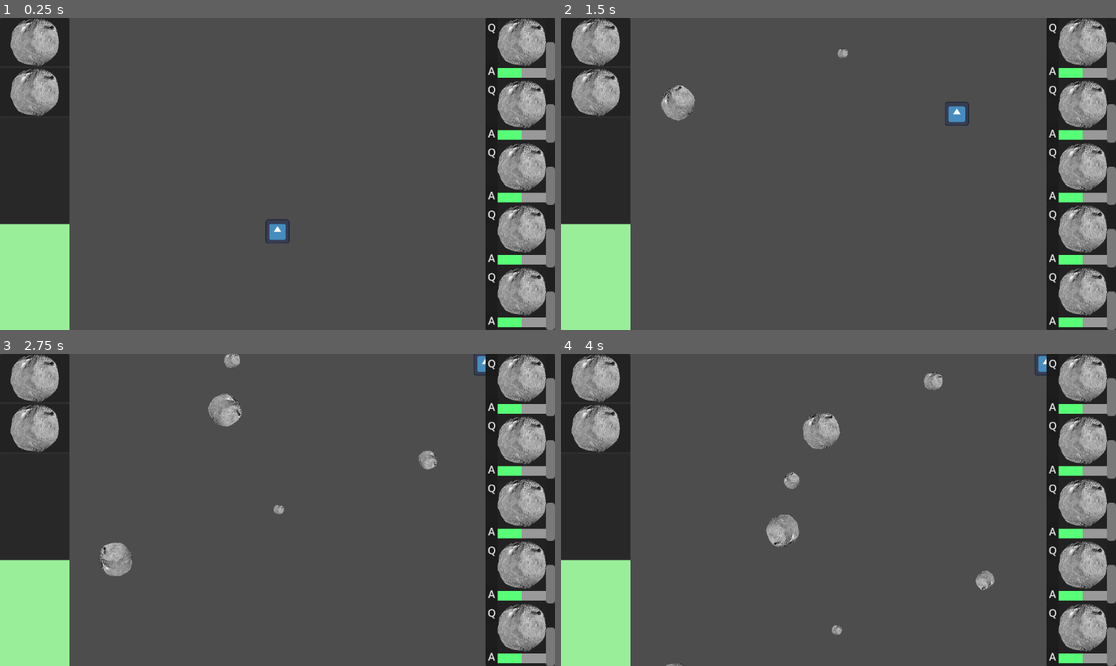
Above: before the commit, frames 1-4 (two rows, left to right).
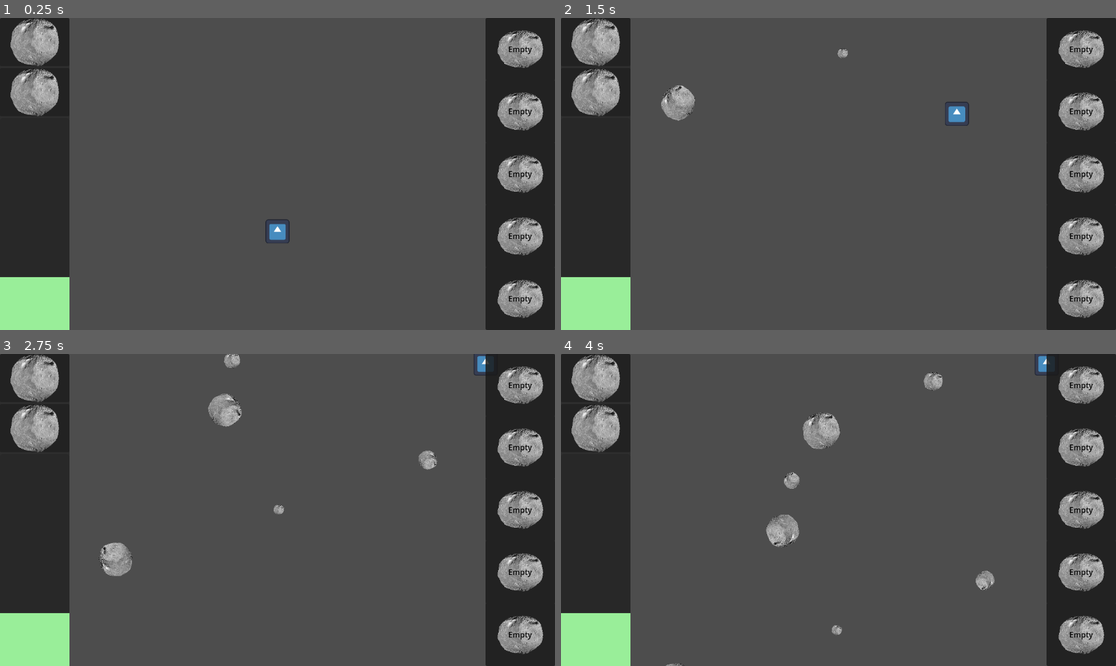
Above: after the commit, the same moments.

Repository: DigitsCodeCompendium/game.MJ198
Game: Godot game, scene res://scenes/game.tscn
Two runs of this game, one before a commit and one after it. Both use one fixed random seed, a clock stepped at 60 frames per second and the inputs below. The engine's default icon, where the game draws it, is replaced by a stand-in: a white triangle on a blue panel in a dark square.
Inputs (mouse positions are in pixels of both pictures, inside the frame that each line leads up to):
- Up to frame 1 (0.25 s): no input
- Up to frame 2 (1.5 s): click (1054, 27) at 0.5 s, where only the run before the commit has a clickable "Q"; click (1054, 71) at 1.25 s, where only the run before the commit has a clickable "A"
- Up to frame 3 (2.75 s): click (493, 363) at 2 s, where only the run before the commit has a clickable "Q"
- Up to frame 4 (4 s): click (1054, 407) at 2.75 s, where only the run before the commit has a clickable "A"; click (1054, 363) at 3.5 s, where only the run before the commit has a clickable "Q"

The runs differ from the first frame. In frame 1, 8.2% of the frame differs, in the area x 0-100%, y 0-100%; in frame 2, 8.2%; in frame 3, 8.2%; in frame 4, 8.2%.

Commit message:
Gave Unique names to important UI nodes
Added script to manage UI elements for individual modules

Added manager script for the module UIs

Created UI manager script for reactor power,

Added ui_event_bus to route signals

Integrated power_system with UI_events_bus

Removed power_changed signal and routed reactor update signal through UI_event_bus

Integrated module_system with  ui_events_bus

Diff:
--- a/project.godot
+++ b/project.godot
@@ -15,11 +15,45 @@
 config/features=PackedStringArray("4.5", "GL Compatibility")
 config/icon="res://assets/icon.svg"
 
+[autoload]
+
+UiEventBus="*res://scenes/ui_event_bus.gd"
+
 [input]
 
+move_right={
+"deadzone": 0.2,
+"events": [Object(InputEventKey,"resource_local_to_scene":false,"resource_name":"","device":-1,"window_id":0,"alt_pressed":false,"shift_pressed":false,"ctrl_pressed":false,"meta_pressed":false,"pressed":false,"keycode":0,"physical_keycode":68,"key_label":0,"unicode":100,"location":0,"echo":false,"script":null)
+]
+}
+move_left={
+"deadzone": 0.2,
+"events": [Object(InputEventKey,"resource_local_to_scene":false,"resource_name":"","device":-1,"window_id":0,"alt_pressed":false,"shift_pressed":false,"ctrl_pressed":false,"meta_pressed":false,"pressed":false,"keycode":0,"physical_keycode":65,"key_label":0,"unicode":97,"location":0,"echo":false,"script":null)
+]
+}
+move_up={
+"deadzone": 0.2,
+"events": [Object(InputEventKey,"resource_local_to_scene":false,"resource_name":"","device":-1,"window_id":0,"alt_pressed":false,"shift_pressed":false,"ctrl_pressed":false,"meta_pressed":false,"pressed":false,"keycode":0,"physical_keycode":87,"key_label":0,"unicode":119,"location":0,"echo":false,"script":null)
+]
+}
+move_down={
+"deadzone": 0.2,
+"events": [Object(InputEventKey,"resource_local_to_scene":false,"resource_name":"","device":-1,"window_id":0,"alt_pressed":false,"shift_pressed":false,"ctrl_pressed":false,"meta_pressed":false,"pressed":false,"keycode":0,"physical_keycode":83,"key_label":0,"unicode":115,"location":0,"echo":false,"script":null)
+]
+}
 shoot={
 "deadzone": 0.2,
 "events": [Object(InputEventMouseButton,"resource_local_to_scene":false,"resource_name":"","device":-1,"window_id":0,"a …(253 unchanged characters)…
+]
+}
+active_1={
+"deadzone": 0.2,
+"events": [Object(InputEventKey,"resource_local_to_scene":false,"resource_name":"","device":-1,"window_id":0,"alt_pressed":false,"shift_pressed":false,"ctrl_pressed":false,"meta_pressed":false,"pressed":false,"keycode":0,"physical_keycode":81,"key_label":0,"unicode":113,"location":0,"echo":false,"script":null)
+]
+}
+active_2={
+"deadzone": 0.2,
+"events": [Object(InputEventKey,"resource_local_to_scene":false,"resource_name":"","device":-1,"window_id":0,"alt_pressed":false,"shift_pressed":false,"ctrl_pressed":false,"meta_pressed":false,"pressed":false,"keycode":0,"physical_keycode":69,"key_label":0,"unicode":101,"location":0,"echo":false,"script":null)
 ]
 }
 power_up_module_1={
--- a/scenes/PassiveModule.tscn
+++ /dev/null
@@ -1,69 +0,0 @@
-[gd_scene load_steps=4 format=3 uid="uid://dpq1gen5yq0lc"]
-
-[ext_resource type="Texture2D" uid="uid://btjssuc8r2qjo" path="res://assets/asteroid.png" id="1_nwk4l"]
-
-[sub_resource type="StyleBoxFlat" id="StyleBoxFlat_p57ef"]
-
-[sub_resource type="StyleBoxFlat" id="StyleBoxFlat_u5sy4"]
-bg_color = Color(0.34379414, 0.99598175, 0.46769476, 1)
-
-[node name="PassiveModule" type="PanelContainer"]
-offset_right = 133.0
-offset_bottom = 124.0
-size_flags_vertical = 3
-
-[node name="HBoxContainer" type="HBoxContainer" parent="."]
-layout_mode = 2
-theme_override_constants/separation = 0
-
-[node name="Container" type="PanelContainer" parent="HBoxContainer"]
-layout_mode = 2
-size_flags_horizontal = 0
-
-[node name="IncreasePower" type="Button" parent="HBoxContainer/Container"]
-layout_mode = 2
-size_flags_horizontal = 4
-size_flags_vertical = 0
-theme_override_font_sizes/font_size = 22
-button_mask = 0
-text = "Q"
-
-[node name="DecreasePower" type="Button" parent="HBoxContainer/Container"]
-layout_mode = 2
-size_flags_vertical = 10
-theme_override_font_sizes/font_size = 22
-button_mask = 0
-text = "A"
-
-[node name="VBoxContainer2" type="VBoxContainer" parent="HBoxContainer"]
-layout_mode = 2
-
-[node name="MarginContainer" type="MarginContainer" parent="HBoxContainer/VBoxContainer2"]
-layout_mode = 2
-
-[node name="ModuleSprite" type="TextureRect" parent="HBoxContainer/VBoxContainer2/MarginContainer"]
-custom_minimum_size = Vector2(100, 100)
-layout_mode = 2
-texture = ExtResource("1_nwk4l")
-expand_mode = 2
-
-[node name="EnergyProgressBar" type="ProgressBar" parent="HBoxContainer/VBoxContainer2"]
-custom_minimum_size = Vector2(0, 20)
-layout_mode = 2
-theme_override_styles/background = SubResource("StyleBoxFlat_p57ef")
-theme_override_styles/fill = SubResource("StyleBoxFlat_u5sy4")
-max_value = 6.0
-step = 1.0
-value = 3.0
-rounded = true
-show_percentage = false
-
-[node name="UpgradeProgressBar" type="ProgressBar" parent="HBoxContainer"]
-layout_mode = 2
-size_flags_horizontal = 3
-size_flags_vertical = 3
-max_value = 5.0
-value = 3.0
-rounded = true
-fill_mode = 3
-show_percentage = false
--- a/scenes/game.tscn
+++ b/scenes/game.tscn
@@ -1,9 +1,10 @@
-[gd_scene load_steps=5 format=3 uid="uid://dstd3l06i0olc"]
+[gd_scene load_steps=6 format=3 uid="uid://dstd3l06i0olc"]
 
 [ext_resource type="Script" uid="uid://bnrs5mhd1ryqc" path="res://scenes/game.gd" id="1_yqjtg"]
 [ext_resource type="PackedScene" uid="uid://cng1hdh4kuxrw" path="res://scenes/player.tscn" id="2_lnu2h"]
 [ext_resource type="Script" uid="uid://cvklcq5dvemhq" path="res://scenes/speed_control.gd" id="3_lbhrr"]
 [ext_resource type="PackedScene" uid="uid://bw2b7f2rjeelw" path="res://scenes/user_interface.tscn" id="3_lnu2h"]
+[ext_resource type="Script" uid="uid://c76gyrf6d7soo" path="res://scenes/ui_event_bus.gd" id="4_iywne"]
 
 [node name="Game" type="Node2D"]
 script = ExtResource("1_yqjtg")
@@ -14,5 +15,6 @@
 script = ExtResource("3_lbhrr")
 
 [node name="CanvasLayer" type="CanvasLayer" parent="."]
+script = ExtResource("4_iywne")
 
 [node name="UI" parent="CanvasLayer" instance=ExtResource("3_lnu2h")]
--- /dev/null
+++ b/scenes/module.gd
@@ -0,0 +1,26 @@
+extends PanelContainer
+
+@onready var power_bar = get_node("%EnergyProgressBar")
+@onready var upgrade_bar = get_node("%UpgradeProgressBar")
+@onready var power_up_button = get_node("%IncreasePower")
+@onready var power_down_button = get_node("%DecreasePower")
+@onready var mod_icon = get_node("%ModuleSprite")
+@onready var installed_module = get_node("%FilledModule")
+
+# Called when the node enters the scene tree for the first time.
+func _ready() -> void:
+	pass
+
+# Called every frame. 'delta' is the elapsed time since the previous frame.
+func _process(delta: float) -> void:
+	pass
+
+func update_module(mod:BaseModule) -> void:
+	print("received module update")
+	if mod == null:
+		installed_module.visible = false
+	else:
+		installed_module.visible = true
+		power_bar.value = mod.current_power
+		upgrade_bar.value = mod.upgrade_progress
+		#mod_icon.texture = mod.
--- /dev/null
+++ b/scenes/module.tscn
@@ -0,0 +1,97 @@
+[gd_scene load_steps=5 format=3 uid="uid://b54uo5otbvimt"]
+
+[ext_resource type="Texture2D" uid="uid://btjssuc8r2qjo" path="res://assets/asteroid.png" id="1_mfpw2"]
+[ext_resource type="Script" uid="uid://1xgxtcrnhjnk" path="res://scenes/module.gd" id="1_raokp"]
+
+[sub_resource type="StyleBoxFlat" id="StyleBoxFlat_p57ef"]
+
+[sub_resource type="StyleBoxFlat" id="StyleBoxFlat_u5sy4"]
+bg_color = Color(0.34379414, 0.99598175, 0.46769476, 1)
+
+[node name="Module" type="PanelContainer"]
+offset_right = 133.0
+offset_bottom = 124.0
+size_flags_vertical = 3
+script = ExtResource("1_raokp")
+
+[node name="EmptyModule" type="MarginContainer" parent="."]
+unique_name_in_owner = true
+layout_mode = 2
+theme_override_constants/margin_left = 25
+theme_override_constants/margin_top = 25
+theme_override_constants/margin_right = 25
+theme_override_constants/margin_bottom = 25
+
+[node name="TextureRect" type="TextureRect" parent="EmptyModule"]
+layout_mode = 2
+texture = ExtResource("1_mfpw2")
+expand_mode = 2
+
+[node name="Label" type="Label" parent="EmptyModule"]
+layout_mode = 2
+theme_override_colors/font_color = Color(0, 0, 0, 1)
+text = "Empty"
+horizontal_alignment = 1
+
+[node name="FilledModule" type="HBoxContainer" parent="."]
+unique_name_in_owner = true
+visible = false
+layout_mode = 2
+theme_override_constants/separation = 0
+
+[node name="Container" type="PanelContainer" parent="FilledModule"]
+layout_mode = 2
+size_flags_horizontal = 0
+
+[node name="IncreasePower" type="Button" parent="FilledModule/Container"]
+unique_name_in_owner = true
+layout_mode = 2
+size_flags_horizontal = 4
+size_flags_vertical = 0
+theme_override_font_sizes/font_size = 22
+button_mask = 0
+text = "Q"
+
+[node name="DecreasePower" type="Button" parent="FilledModule/Container"]
+unique_name_in_owner = true
+layout_mode = 2
+size_flags_vertical = 10
+theme_override_font_sizes/font_size = 22
+button_mask = 0
+text = "A"
+
+[node name="VBoxContainer2" type="VBoxContainer" parent="FilledModule"]
+layout_mode = 2
+
+[node name="MarginContainer" type="MarginContainer" parent="FilledModule/VBoxContainer2"]
+layout_mode = 2
+
+[node name="ModuleSprite" type="TextureRect" parent="FilledModule/VBoxContainer2/MarginContainer"]
+unique_name_in_owner = true
+custom_minimum_size = Vector2(100, 100)
+layout_mode = 2
+texture = ExtResource("1_mfpw2")
+expand_mode = 2
+
+[node name="EnergyProgressBar" type="ProgressBar" parent="FilledModule/VBoxContainer2"]
+unique_name_in_owner = true
+custom_minimum_size = Vector2(0, 20)
+layout_mode = 2
+theme_override_styles/background = SubResource("StyleBoxFlat_p57ef")
+theme_override_styles/fill = SubResource("StyleBoxFlat_u5sy4")
+max_value = 6.0
+step = 1.0
+value = 3.0
+rounded = true
+show_percentage = false
+
+[node name="UpgradeProgressBar" type="ProgressBar" parent="FilledModule"]
+unique_name_in_owner = true
+layout_mode = 2
+size_flags_horizontal = 3
+size_flags_vertical = 3
+max_value = 5.0
+value = 3.0
+rounded = true
+fill_mode = 3
+show_percentage = false
--- /dev/null
+++ b/scenes/modules.gd
@@ -0,0 +1,15 @@
+extends VBoxContainer
+
+@onready var modules = get_children()
+
+
+
+# Called when the node enters the scene tree for the first time.
+func _ready() -> void:
+	UiEventBus.connect("module_updated",_on_module_updated)
+# Called every frame. 'delta' is the elapsed time since the previous frame.
+func _process(delta: float) -> void:
+	pass
+
+func _on_module_updated(slot:int,mod:BaseModule) -> void:
+	modules[slot].update_module(mod)
--- a/scenes/systems/modules/module_system.gd
+++ b/scenes/systems/modules/module_system.gd
@@ -1,7 +1,5 @@
 extends Node2D
 class_name ModuleSystem
-
-signal module_updated(slot: int, module: ModuleSystem)
 
 @export var num_module_slots = 5
 var module_slots: Array
@@ -43,7 +41,7 @@
 			if module_slot != null:
 				power_consumers.append(module_slot)
 		power_system.power_consumers = power_consumers
-		emit_signal("module_updated", slot, module)
+		UiEventBus.emit_signal("module_updated", slot, module)
 		return true
 	return false
 
@@ -72,7 +70,7 @@
 		var required_power = module.required_increase_power()
 		if power_system.request_power(module, required_power):
 			module.increase_power()
-			emit_signal("module_updated", slot, module)
+			UiEventBus.emit_signal("module_updated", slot, module)
 			return true
 	return false
 
@@ -82,6 +80,6 @@
 		var module = module_slots[slot]
 		var returned_power = module.reduce_power(1)
 		power_system.request_power(module, -1 * returned_power)
-		emit_signal("module_updated", slot, module)
+		UiEventBus.emit_signal("module_updated", slot, module)
 		return true
 	return false
--- a/scenes/systems/power/power_system.gd
+++ b/scenes/systems/power/power_system.gd
@@ -42,8 +42,6 @@
 
 var _dirty: bool
 
-signal power_changed(power_system: PowerSystem)
-
 # Power consumers need to have:
 # is_passive_consumer() -> bool
 # getter for current_power
@@ -64,7 +62,8 @@
 	_passive_power_use = 0
 	_active_power_use = 0
 	_power_consumers = []
-	_dirty = false
+	_dirty = true
+	print("sent")
 
 func request_power(consumer, delta: int) -> bool:
 	assert(_power_consumers.find(consumer) >= 0, "Must be a registered consumer")
@@ -115,5 +114,5 @@
 # Called every frame. 'delta' is the elapsed time since the previous frame.
 func _process(_delta):
 	if _dirty:
-		power_changed.emit(self)
+		UiEventBus.emit_signal("reactor_updated",current_max_power,free_power)
 		_dirty = false
--- /dev/null
+++ b/scenes/ui_event_bus.gd
@@ -0,0 +1,6 @@
+extends Node
+
+signal reactor_updated(max_power:int, free_power:int)
+signal module_updated(slot:int, module:BaseModule)
+signal weapon_updated(weapon)
+signal engine_updated(engine)
--- /dev/null
+++ b/scenes/user_interface.gd
@@ -0,0 +1,17 @@
+extends Control
+
+@onready var weapon_icon = get_node("%Weapon")
+@onready var engine_icon = get_node("%Engine")
+@onready var free_power_bar = get_node("%ReactorPower")
+
+# Called when the node enters the scene tree for the first time.
+func _ready() -> void:
+	UiEventBus.connect("reactor_updated",_on_power_changed)
+	pass
+
+# Called every frame. 'delta' is the elapsed time since the previous frame.
+func _process(delta: float) -> void:
+	pass
+
+func _on_power_changed(curent_max_power:int,free_power:int):
+	free_power_bar.value = free_power
--- a/scenes/user_interface.tscn
+++ b/scenes/user_interface.tscn
@@ -1,7 +1,9 @@
-[gd_scene load_steps=4 format=3 uid="uid://bw2b7f2rjeelw"]
+[gd_scene load_steps=6 format=3 uid="uid://bw2b7f2rjeelw"]
 
+[ext_resource type="Script" uid="uid://c7jscs4fk2o1y" path="res://scenes/user_interface.gd" id="1_jbsfc"]
 [ext_resource type="PackedScene" uid="uid://berc3u26dbt5n" path="res://scenes/wep_eng_module.tscn" id="1_l2bgj"]
-[ext_resource type="PackedScene" uid="uid://dpq1gen5yq0lc" path="res://scenes/PassiveModule.tscn" id="2_y1h3b"]
+[ext_resource type="PackedScene" uid="uid://b54uo5otbvimt" path="res://scenes/module.tscn" id="2_l2bgj"]
+[ext_resource type="Script" uid="uid://dwvnnvbrxba58" path="res://scenes/modules.gd" id="2_y1h3b"]
 
 [sub_resource type="StyleBoxFlat" id="StyleBoxFlat_iywne"]
 bg_color = Color(0.6, 0.93333334, 0.6, 1)
@@ -16,6 +18,7 @@
 grow_vertical = 2
 mouse_filter = 2
 mouse_behavior_recursive = 1
+script = ExtResource("1_jbsfc")
 
 [node name="LeftPanel" type="PanelContainer" parent="."]
 layout_mode = 1
@@ -27,11 +30,13 @@
 [node name="VBoxContainer" type="VBoxContainer" parent="LeftPanel"]
 layout_mode = 2
 
-[node name="WepEngModule2" parent="LeftPanel/VBoxContainer" instance=ExtResource("1_l2bgj")]
+[node name="Weapon" parent="LeftPanel/VBoxContainer" instance=ExtResource("1_l2bgj")]
+unique_name_in_owner = true
 layout_mode = 2
 size_flags_vertical = 1
 
-[node name="WepEngModule" parent="LeftPanel/VBoxContainer" instance=ExtResource("1_l2bgj")]
+[node name="Engine" parent="LeftPanel/VBoxContainer" instance=ExtResource("1_l2bgj")]
+unique_name_in_owner = true
 layout_mode = 2
 size_flags_vertical = 1
 
@@ -39,7 +44,8 @@
 layout_mode = 2
 size_flags_vertical = 3
 
-[node name="ProgressBar" type="ProgressBar" parent="LeftPanel/VBoxContainer/Container"]
+[node name="ReactorPower" type="ProgressBar" parent="LeftPanel/VBoxContainer/Container"]
+unique_name_in_owner = true
 layout_mode = 2
 size_flags_vertical = 3
 theme_override_styles/fill = SubResource("StyleBoxFlat_iywne")
@@ -60,18 +66,19 @@
 [node name="Modules" type="VBoxContainer" parent="RightPanel"]
 layout_mode = 2
 theme_override_constants/separation = 0
+script = ExtResource("2_y1h3b")
 
-[node name="PanelContainer" parent="RightPanel/Modules" instance=ExtResource("2_y1h3b")]
+[node name="Module1" parent="RightPanel/Modules" instance=ExtResource("2_l2bgj")]
 layout_mode = 2
 
-[node name="PanelContainer2" parent="RightPanel/Modules" instance=ExtResource("2_y1h3b")]
+[node name="Module2" parent="RightPanel/Modules" instance=ExtResource("2_l2bgj")]
 layout_mode = 2
 
-[node name="PanelContainer3" parent="RightPanel/Modules" instance=ExtResource("2_y1h3b")]
+[node name="Module3" parent="RightPanel/Modules" instance=ExtResource("2_l2bgj")]
 layout_mode = 2
 
-[node name="PanelContainer4" parent="RightPanel/Modules" instance=ExtResource("2_y1h3b")]
+[node name="Module4" parent="RightPanel/Modules" instance=ExtResource("2_l2bgj")]
 layout_mode = 2
 
-[node name="PanelContainer5" parent="RightPanel/Modules" instance=ExtResource("2_y1h3b")]
+[node name="Module5" parent="RightPanel/Modules" instance=ExtResource("2_l2bgj")]
 layout_mode = 2
Not shown, added: scenes/module.gd.uid
Not shown, added: scenes/modules.gd.uid
Not shown, added: scenes/ui_event_bus.gd.uid
Not shown, added: scenes/user_interface.gd.uid
